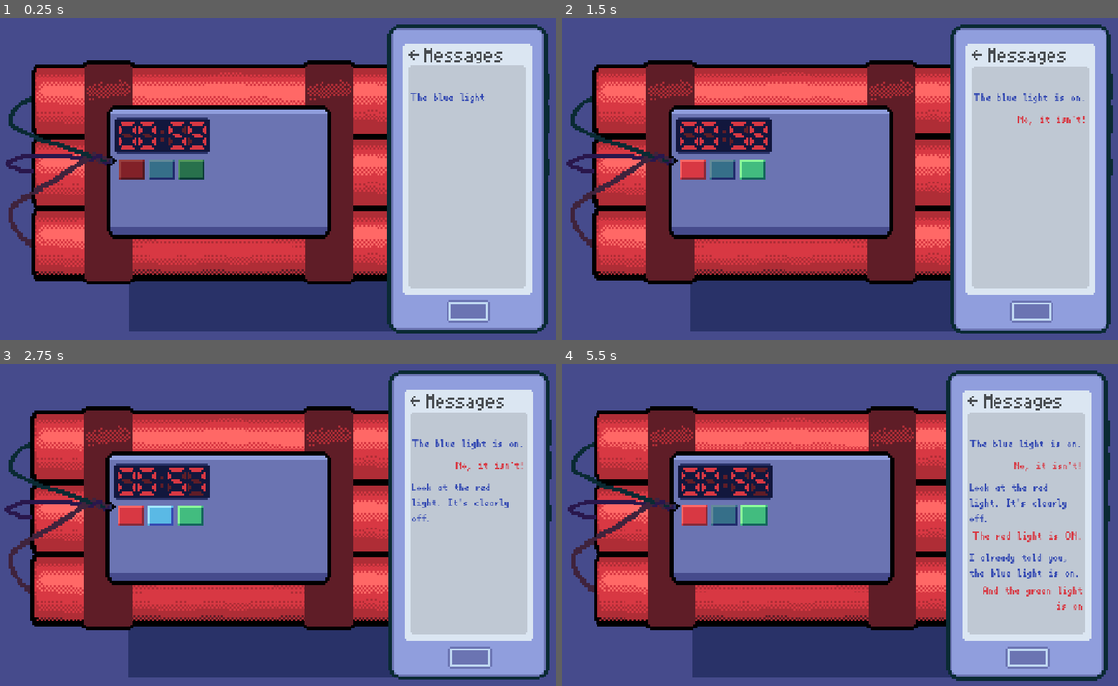
Above: before the commit, frames 1-4 (two rows, left to right).
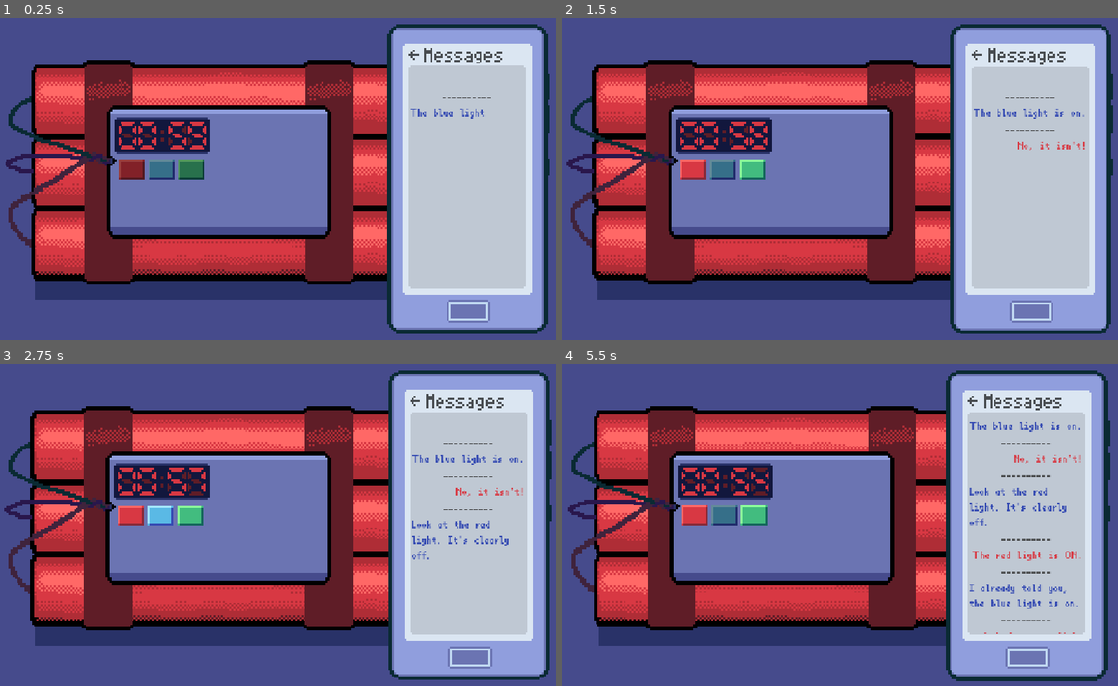
Above: after the commit, the same moments.

Repository: Mr-Excoem/brackeys-jam-2026-2
Game: Godot game, scene res://main.tscn
Same seed, same stepped clock (60 frames per second), same inputs: the game is played once before the commit and once after it.
Inputs (mouse positions are in pixels of both pictures, inside the frame that each line leads up to):
- Up to frame 1 (0.25 s): no input
- Up to frame 2 (1.5 s): click (695, 169) at 0.5 s; click (751, 169) at 1.25 s
- Up to frame 3 (2.75 s): click (161, 515) at 2 s
- Up to frame 4 (5.5 s): tap Enter at 2.75, 5 s; move the mouse to (1029, 425) at 2.77 s; hold Right 2.78-3.53 s; tap Alt at 2.85, 4.35 s; click (1029, 425) at 2.92 s; tap Space at 3.5 s; move the mouse to (1029, 447) at 3.52 s; hold Down 3.53-4.28 s; tap Shift at 3.6, 5.1 s; click (1029, 447) at 3.67 s; move the mouse to (1029, 470) at 4.27 s; hold Right 4.28-5.03 s; click (1029, 470) at 4.42 s; move the mouse to (1029, 502) at 5.02 s; hold Up from 5.03 s (still down); click (1029, 502) at 5.17 s

The runs differ from the first frame. In frame 1, 5.7% of the frame differs, in the area x 6-89%, y 23-98%; in frame 2, 6.0%; in frame 3, 6.6%; in frame 4, 7.5%, in the area x 6-94%, y 18-98%.

Commit message:
Added split line for phone message

Diff:
--- a/brackeys-2026/main.tscn
+++ b/brackeys-2026/main.tscn
@@ -12,10 +12,9 @@
 script = ExtResource("1_ig7tw")
 
 [node name="background" type="Sprite2D" parent="." unique_id=1138009476]
-position = Vector2(-73, -17)
+position = Vector2(500, 320)
 scale = Vector2(4, 4)
 texture = ExtResource("2_h2yge")
-centered = false
 
 [node name="Bomb" parent="." unique_id=496275372 instance=ExtResource("2_0xm2m")]
 position = Vector2(460, 311)
--- a/brackeys-2026/project.godot
+++ b/brackeys-2026/project.godot
@@ -23,6 +23,7 @@
 [display]
 
 window/stretch/mode="canvas_items"
+mouse_cursor/custom_image="uid://xn1dso4km1x2"
 
 [editor_plugins]
 
--- a/brackeys-2026/scenes/ChatMessage.tscn
+++ b/brackeys-2026/scenes/ChatMessage.tscn
@@ -4,7 +4,7 @@
 [ext_resource type="FontFile" uid="uid://dlx30nsjwooat" path="res://assets/font.ttf.woff" id="1_rx2vm"]
 
 [node name="ChatMessage" type="RichTextLabel" unique_id=147617668]
-custom_minimum_size = Vector2(0, 40)
+custom_minimum_size = Vector2(228, 40)
 theme_override_colors/default_color = Color(0.21, 0.21, 0.21, 1)
 theme_override_fonts/normal_font = ExtResource("1_rx2vm")
 theme_override_font_sizes/normal_font_size = 20
--- a/brackeys-2026/scripts/chat_message.gd
+++ b/brackeys-2026/scripts/chat_message.gd
@@ -14,6 +14,8 @@
 # used to add specific color for text
 var starting_text = " "
 
+const LINE = '[center]----------\n[/center]'
+
 func setup_message(new_speaker: String, new_text: String):
 	speaker = new_speaker
 	full_text = new_text
@@ -25,10 +27,10 @@
 
 	if speaker == "PERSON A":
 		horizontal_alignment = HORIZONTAL_ALIGNMENT_LEFT
-		starting_text = "[color=#3349b2]"
+		starting_text = LINE+"[color=#3349b2]"
 	else:
 		horizontal_alignment = HORIZONTAL_ALIGNMENT_RIGHT
-		starting_text = '[color=#d83842]'
+		starting_text = LINE+'[color=#d83842]'
 		#or #21896e if you prefer green
 
 	text = ""
